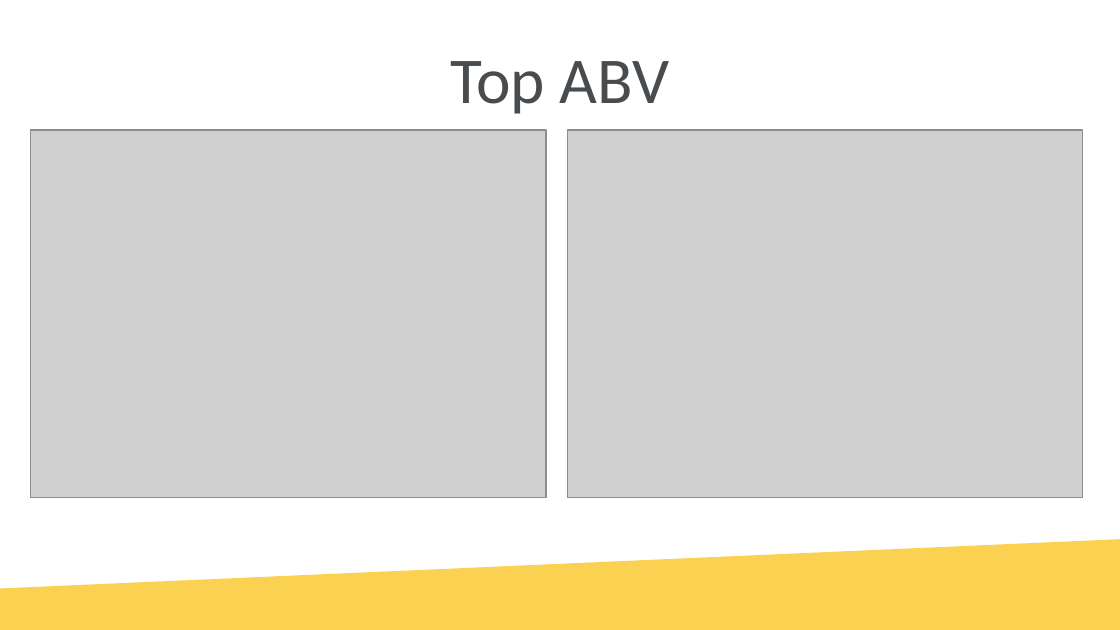
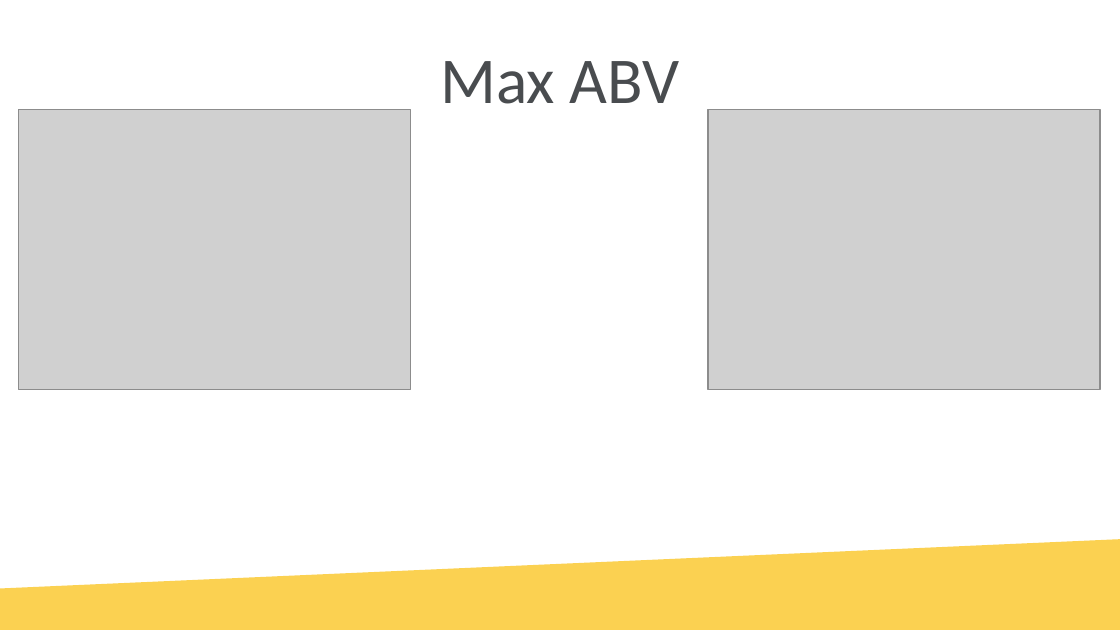
Before and after one commit to tschwebke/DDS6306-Group-Project-1, a slide deck: slide 9 of DS6306 Group Project 1.pptx. Drawn at 1120x630 pixels with LibreOffice and Linux fonts; fonts in the diff are those of the drawing; grey boxes stand for pictures; background and template pictures are left out. Boxes give left, top, right and bottom in pixels: in the first picture for what was removed or moved away, otherwise in the second. Text is boxed around its words. In the diff, an @@ line names an element or a change of style, - is before the commit and + after.

```diff
--- a/DS6306 Group Project 1.pptx
+++ b/DS6306 Group Project 1.pptx
@@ title at [440, 61, 680, 104]: text changed @@
-Top ABV
+Max ABV
@@ picture added at [19, 110, 411, 390] @@
@@ picture added at [708, 110, 1100, 390] @@
@@ picture removed at [31, 130, 547, 498] @@
@@ picture removed at [568, 130, 1083, 498] @@
```
Also in this commit, not shown: 4 other slides changed, 8 other files.
